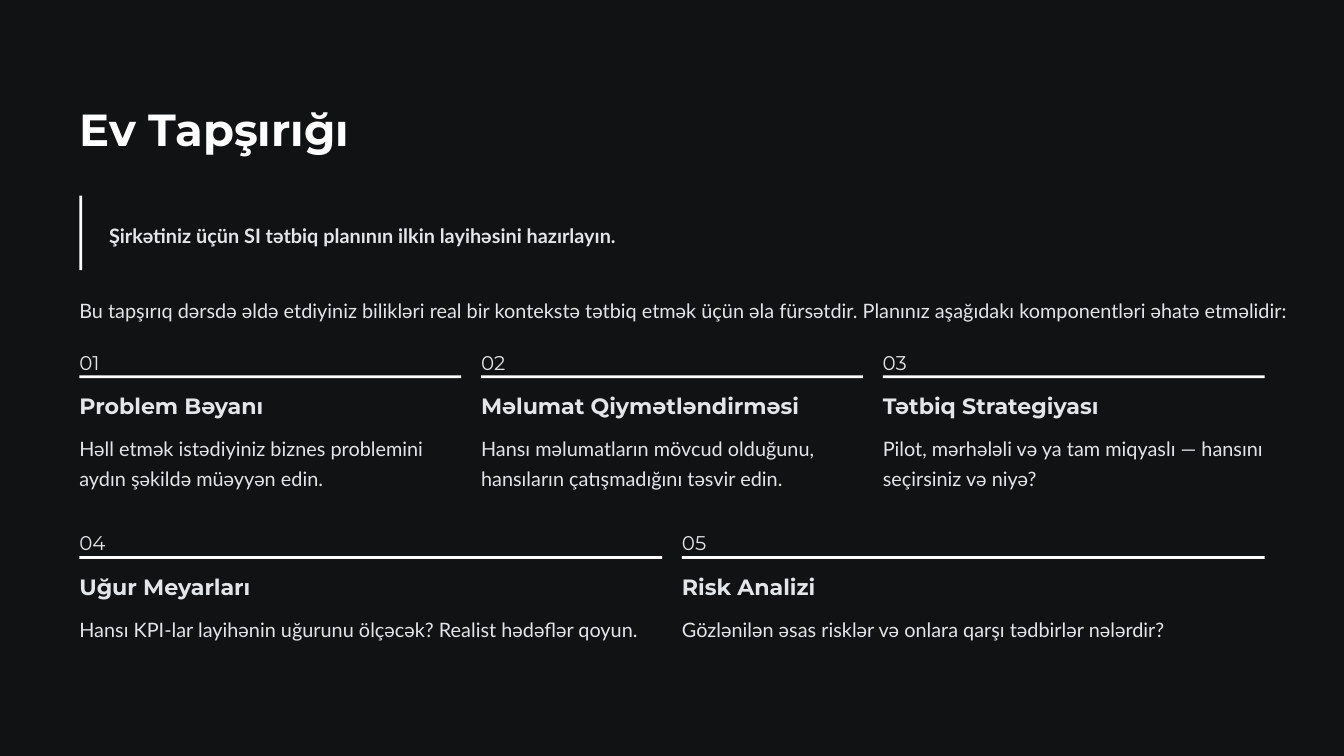
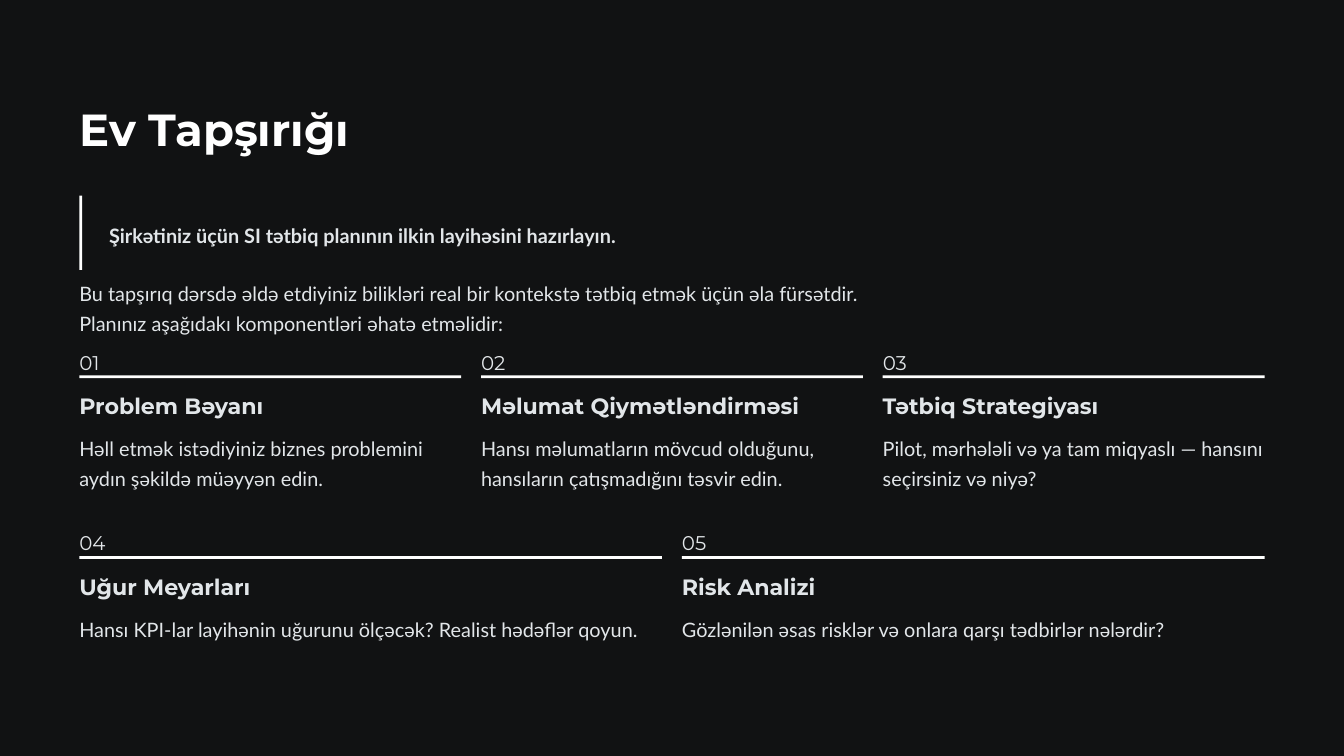
Before and after one commit to oiskenderov/ai-management-course, a slide deck: slide 11 of Seperated/Presentations/L6-Suni-Intellektin-Teskilata-Inteqrasiyasi.pptx. Drawn at 1344x756 pixels with LibreOffice and Linux fonts; fonts in the diff are those of the drawing. Boxes give left, top, right and bottom in pixels: in the first picture for what was removed or moved away, otherwise in the second. Text is boxed around its words. In the diff, an @@ line names an element or a change of style, - is before the commit and + after.

```diff
--- a/Seperated/Presentations/L6-Suni-Intellektin-Teskilata-Inteqrasiyasi.pptx
+++ b/Seperated/Presentations/L6-Suni-Intellektin-Teskilata-Inteqrasiyasi.pptx
@@ text at (x1=79, y1=286, x2=857, y2=335): text changed @@
-Bu tapşırıq dərsdə əldə etdiyiniz bilikləri real bir kontekstə tətbiq etmək üçün əla fürsətdir. Planınız aşağıdakı komponentləri əhatə etməlidir:
+Bu tapşırıq dərsdə əldə etdiyiniz bilikləri real bir kontekstə tətbiq etmək üçün əla fürsətdir.
+Planınız aşağıdakı komponentləri əhatə etməlidir:
```
Also in this commit, not shown: 5 other slides changed, 11 other files.
